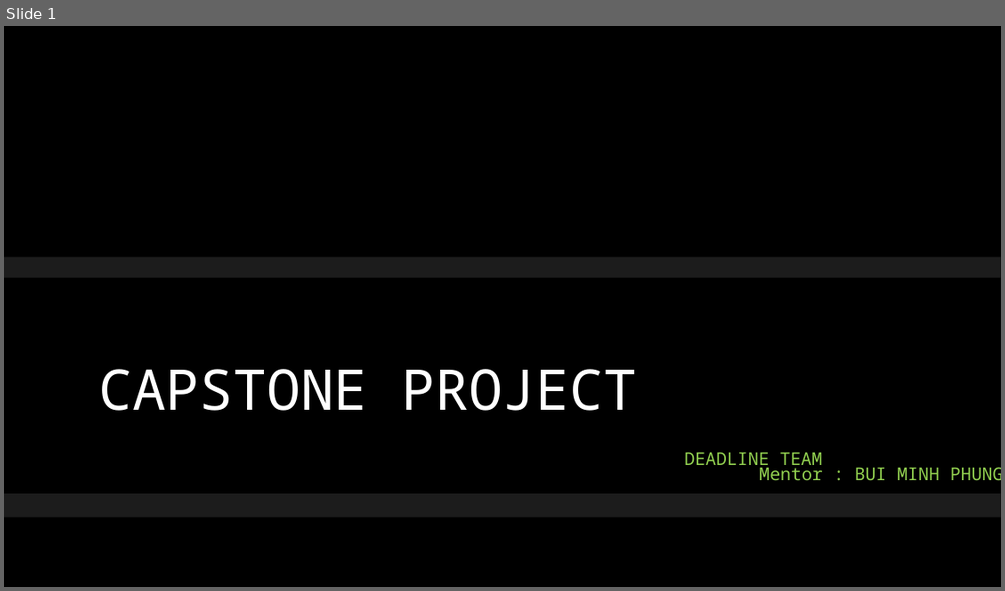
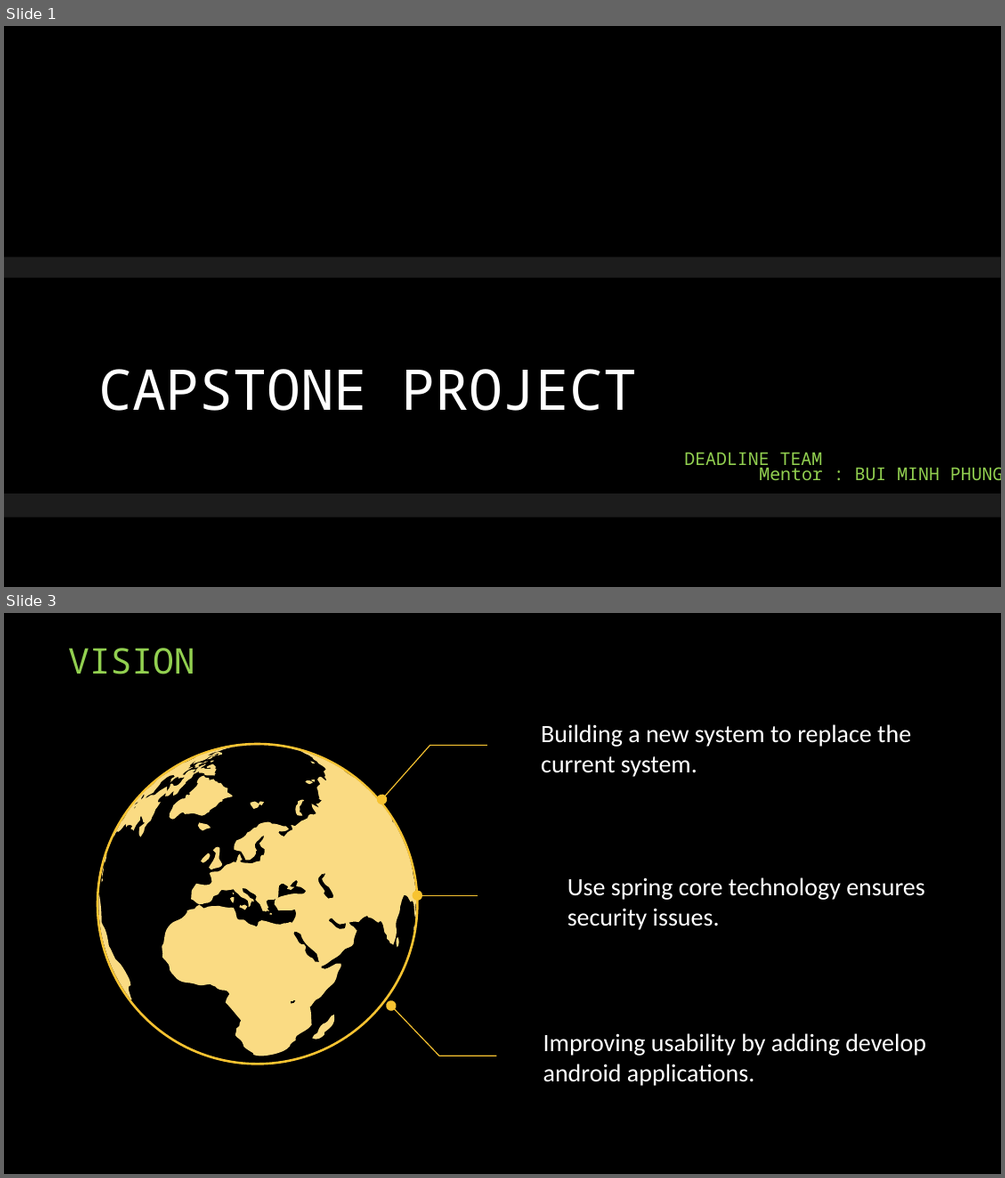
Before and after one commit to daotk/cap-deadline, a slide deck: Title Layout.pptx. Shown one above the other, each under a label of ours: slide 1 before the commit, slides 1 and 3 after it; the slides between them are not shown. The pictures are 1005x591 and 1005x1178 pixels, drawn with LibreOffice and Linux fonts; fonts in the diff are those of the drawing; background and template pictures are left out. Boxes give left, top, right and bottom in pixels: in the first picture for what was removed or moved away, otherwise in the second. Text is boxed around its words. In the diff, an @@ line names an element or a change of style, - is before the commit and + after.

```diff
--- a/Title Layout.pptx
+++ b/Title Layout.pptx
@@ slide 3 added at bbox=[4, 613, 1001, 1174], background #000000 @@
@@ text added at bbox=[68, 648, 195, 674], 34 pt, text #92D050 @@
+VISION
@@ ellipse added at bbox=[97, 744, 418, 1064], fill #000000, outline #F7C331 2.25 pt @@
@@ freeform shape added at bbox=[99, 746, 417, 1057], fill #FADB83 @@
@@ freeform shape added at bbox=[382, 746, 488, 800], outline #F7C331 1 pt @@
@@ text added at bbox=[541, 724, 911, 777], 24 pt, text #FFFFFF @@
+Building a new system to replace the current system.
@@ text added at bbox=[567, 877, 925, 930], 24 pt, text #FFFFFF @@
+Use spring core technology ensures security issues.
@@ arrow added from (478, 896) to (418, 896), #F7C331 1 pt @@
@@ freeform shape added at bbox=[391, 1005, 497, 1055], outline #F7C331 1 pt @@
@@ text added at bbox=[543, 1033, 926, 1086], 24 pt, text #FFFFFF @@
+Improving usability by adding develop android applications.
```
Also in this commit, not shown: 4 slides changed, 4 slides removed.
